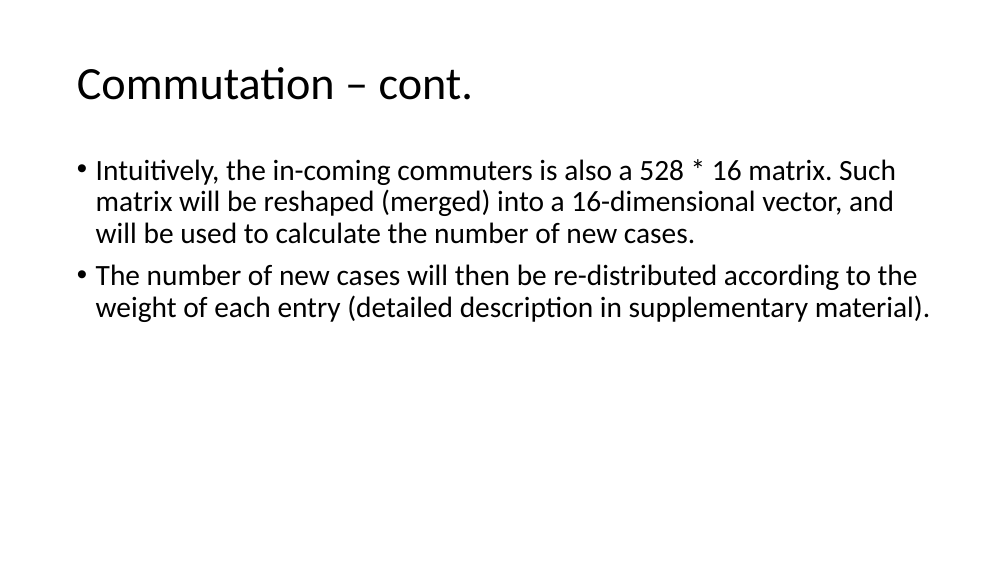
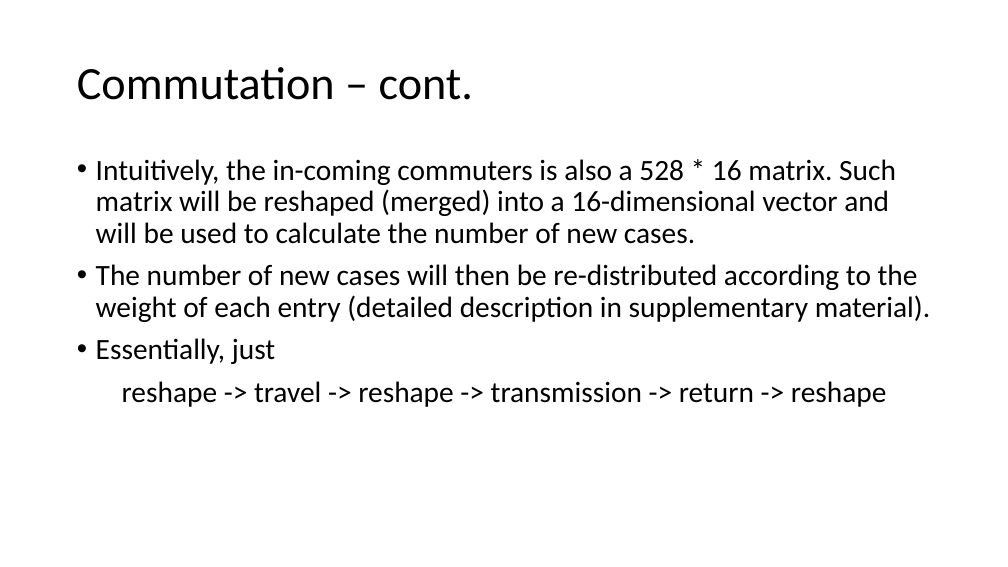
Before and after one commit to blairyeung/Commuting_TSF_SARS-Cov-2_model_master, a slide deck: slide 20 of SEIR model.pptx (slide 19 before the commit). Drawn at 1008x567 pixels with LibreOffice and Linux fonts; fonts in the diff are those of the drawing. Boxes give left, top, right and bottom in pixels: in the first picture for what was removed or moved away, otherwise in the second. Text is boxed around its words. In the diff, an @@ line names an element or a change of style, - is before the commit and + after.

Commit message:
New ppt

```diff
--- a/SEIR model.pptx
+++ b/SEIR model.pptx
@@ text at [96, 159, 896, 244]: text changed @@
-• Intuitively, the in-coming commuters is also a 528 * 16 matrix. Such matrix will be reshaped (merged) into a 16-dimensional vector, and will be used to calculate the number of new cases.
+• Intuitively, the in-coming commuters is also a 528 * 16 matrix. Such matrix will be reshaped (merged) into a 16-dimensional vector and will be used to calculate the number of new cases.
@@ text at [96, 338, 886, 407]: paragraphs added @@
+• Essentially, just
+reshape -> travel -> reshape -> transmission -> return -> reshape
```
Also in this commit, not shown: 1 other slide changed, 1 slide added.
